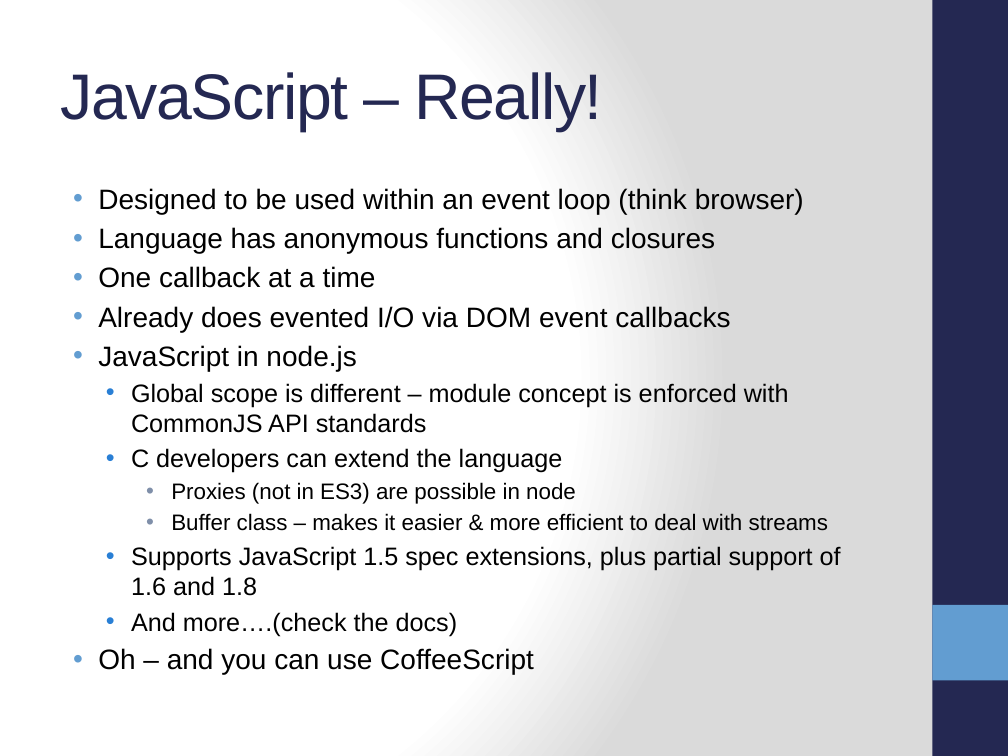
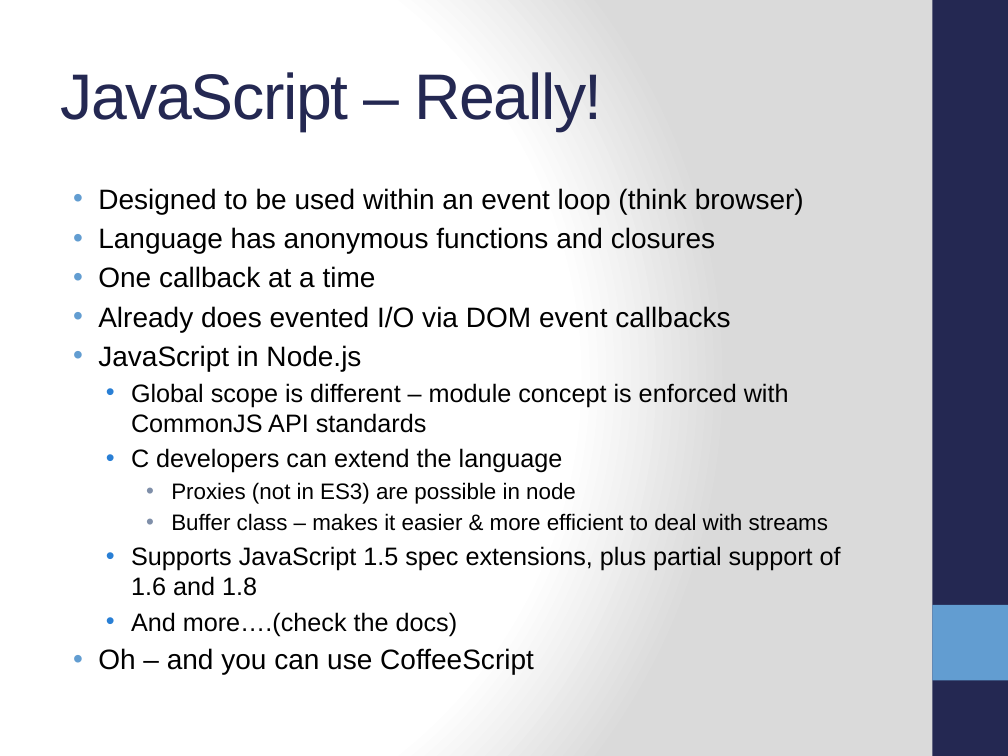
Before and after one commit to ifandelse/DevLink-2011---Getting-Started-With-Nodejs, a slide deck: slide 16 of PowerPoint/GettingStartedWithNodejs.pptx. Drawn at 1008x756 pixels with LibreOffice and Linux fonts; fonts in the diff are those of the drawing. Boxes give left, top, right and bottom in pixels: in the first picture for what was removed or moved away, otherwise in the second. Text is boxed around its words. In the diff, an @@ line names an element or a change of style, - is before the commit and + after.

```diff
--- a/PowerPoint/GettingStartedWithNodejs.pptx
+++ b/PowerPoint/GettingStartedWithNodejs.pptx
@@ text at (98, 345, 361, 371): text changed @@
-• JavaScript in node.js
+• JavaScript in Node.js
```
Also in this commit, not shown: 3 other slides changed.
